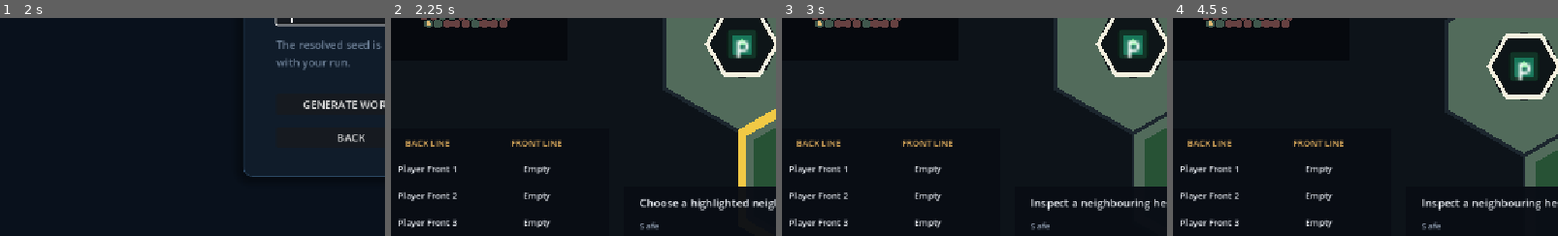
Above: before the commit, frames 1-4 (left to right).
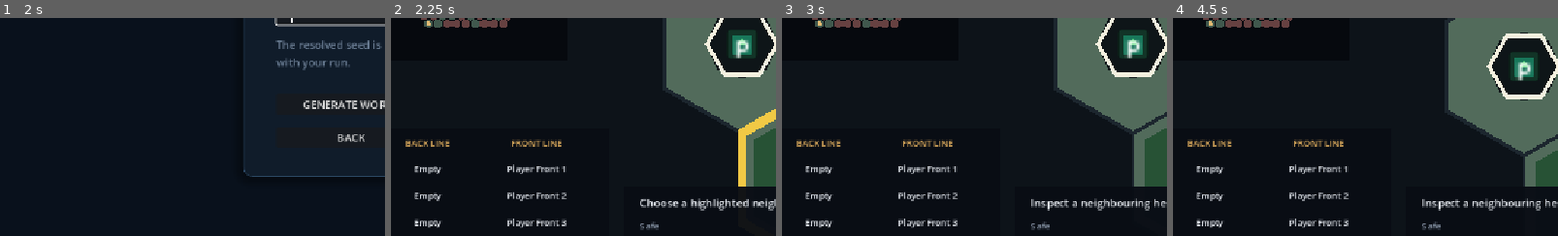
Above: after the commit, the same moments.

Repository: Poostaq/two-dimensional-experiment
Game: Godot game, scene res://Scenes/world_run_start.tscn
The game is run twice, just before and just after one commit, with the same random seed, the same clock (stepped at 60 frames per second) and the same inputs. The engine's default icon, where the game draws it, is replaced by a stand-in: a white triangle on a blue panel in a dark square.
Inputs (mouse positions are % of the whole screen's width and height, from its top left):
- Up to frame 1 (2 s): click "START NEW RUN" at 0.5 s; click (50, 43) at 1.27 s; type "12" at 1.35 s
- Up to frame 2 (2.25 s): click "GENERATE WORLD" at 2 s
- Up to frame 3 (3 s): click "Manage Party" at 2.75 s
- Up to frame 4 (4.5 s): tap Enter at 3.5, 3.6 s; move the mouse to (72, 45) at 3.52 s; hold Right 3.53-4.25 s; click (72, 45) at 3.67 s; tap Space at 3.77, 4.25 s; drag from (29, 55) to (45, 70) at 4.27 s
The pictures show only the part of the screen within x 4-54%, y 44-94%; the shares and areas given below are measured in that part.

Frame 1 is identical in both runs. In frame 2, 2.0% of the frame differs, in the area x 2-46%, y 67-97%; in frame 3, 2.0%; in frame 4, 2.0%.

Commit message:
fix: align world preview formation rows

Diff:
--- a/Scripts/UI/world_map_hud.gd
+++ b/Scripts/UI/world_map_hud.gd
@@ -36,9 +36,9 @@
 
 
 func set_formation(slots: Array[RunCharacter]) -> void:
-	for index: int in 3:
-		_back_slots[index].text = _slot_text(slots, index)
-		_front_slots[index].text = _slot_text(slots, index + 3)
+	for lane_index: int in 3:
+		_front_slots[lane_index].text = _slot_text(slots, lane_index)
+		_back_slots[lane_index].text = _slot_text(slots, lane_index + 3)
 
 
 func set_context(encounter_type: String, terrain_tags: Array[String], is_valid: bool) -> void:
